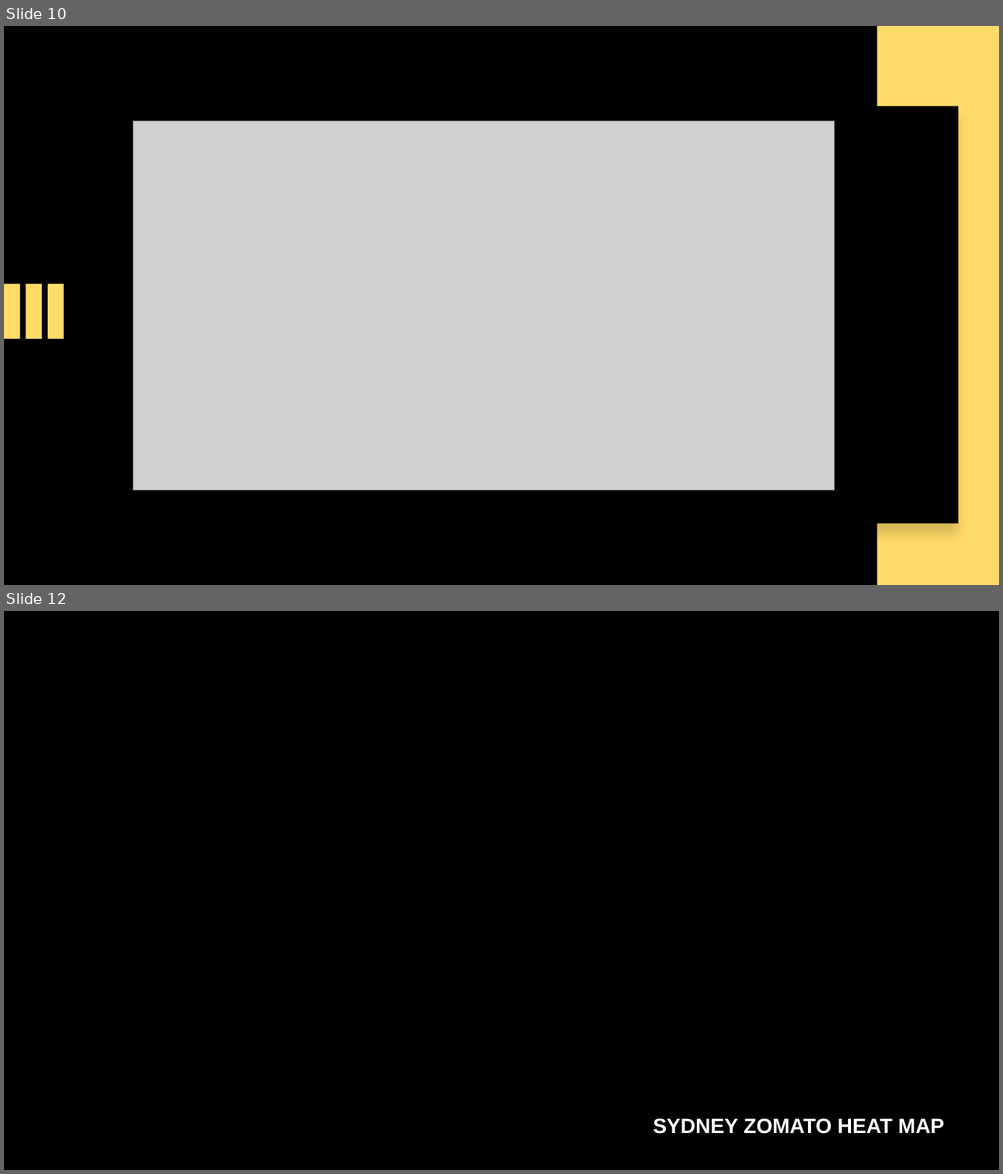
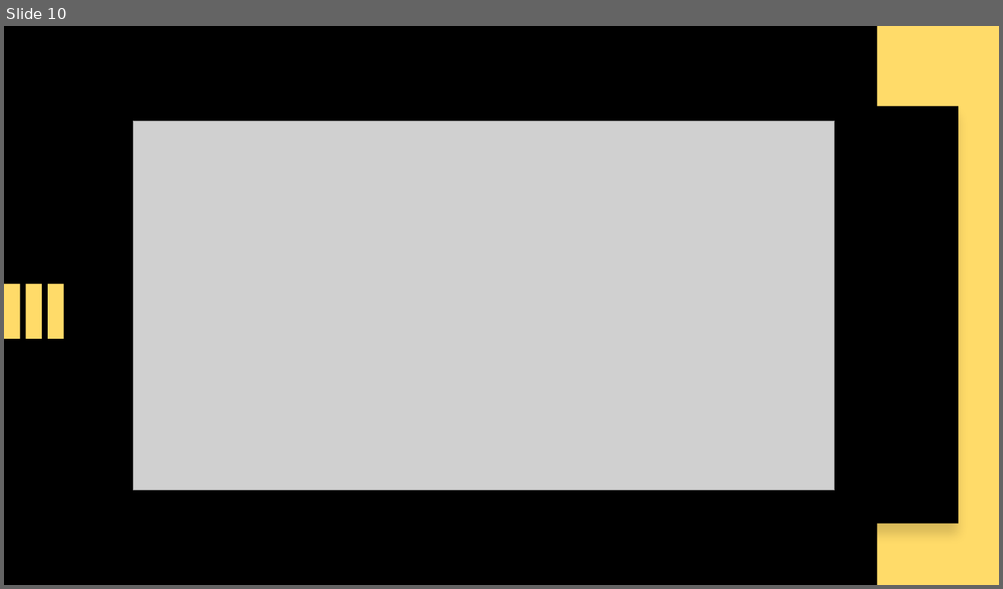
Before and after one commit to bradsmith87/group-project-1, a slide deck: GROUP PROJECT ONE.pptx. Shown one above the other, each under a label of ours: slides 10 and 12 before the commit, slide 10 after it; the slides between them are not shown. The pictures are 1003x1174 and 1003x589 pixels, drawn with LibreOffice and Linux fonts; fonts in the diff are those of the drawing; grey boxes stand for pictures; background and template pictures are left out. Boxes give left, top, right and bottom in pixels: in the first picture for what was removed or moved away, otherwise in the second. Text is boxed around its words. In the diff, an @@ line names an element or a change of style, - is before the commit and + after.

```diff
--- a/GROUP PROJECT ONE.pptx
+++ b/GROUP PROJECT ONE.pptx
@@ slide 12 removed at [4,611,999,1170], background picture (left out) @@
@@ text removed at [653,1119,944,1134] @@
-SYDNEY ZOMATO HEAT MAP
```
Also in this commit, not shown: 3 slides added, 2 other slides removed.
